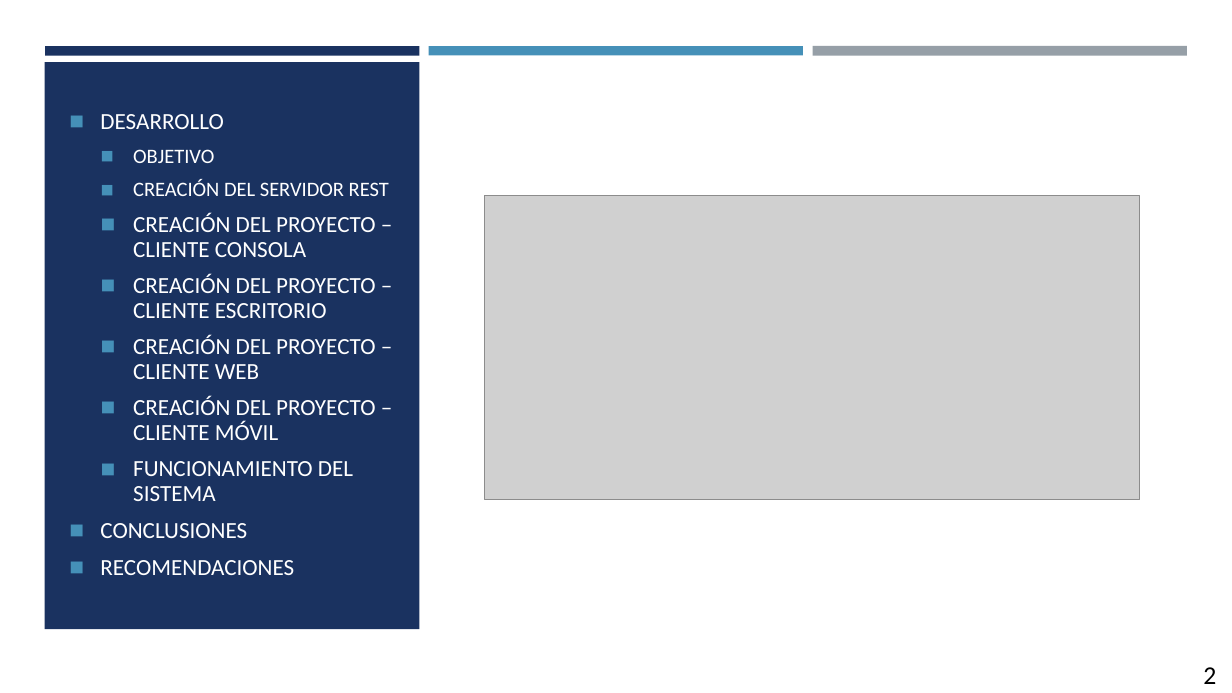
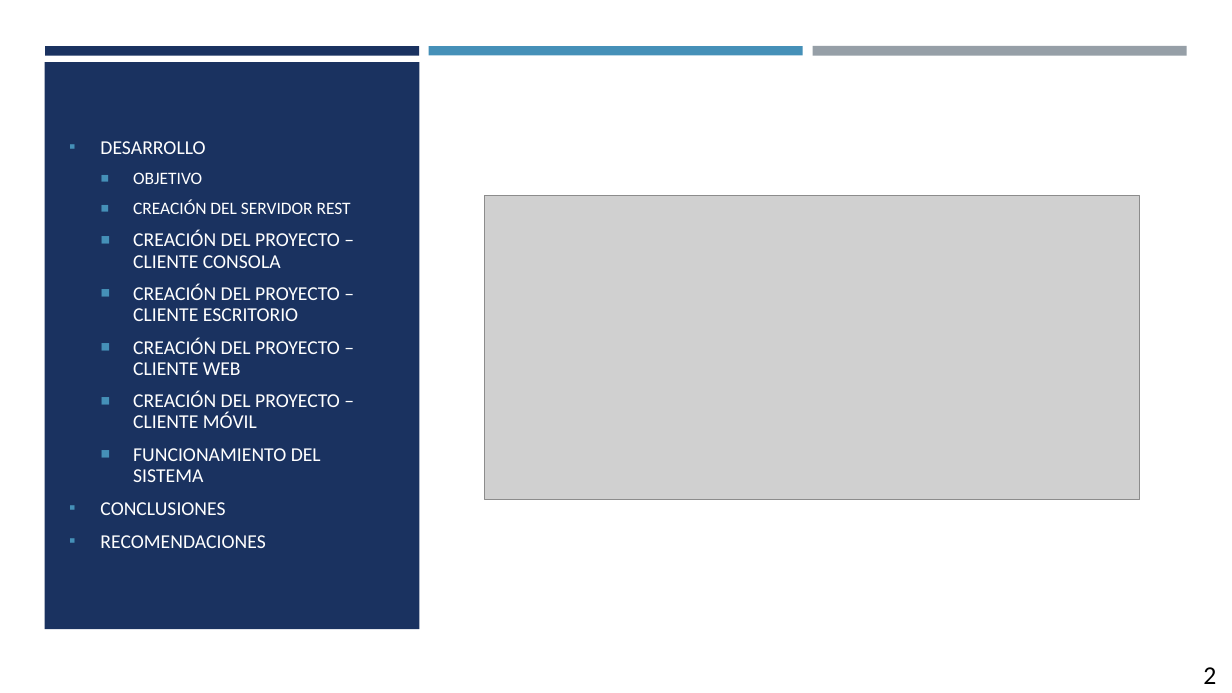
Before and after one commit to Juangranda3424/Arquitectura-Grupo8, a slide deck: slide 2 of Parcial 1/SINBBDD/TI.1.4. PAO202651_SOAP_RESTFUL_DONET_SINBDD_NRC36884_GR 8/05. DOCUMENTACION/PRESENTACION_TI_1_4__SOAP_RESTFUL_sin_BDD_en_DOTNET.pptx. Drawn at 1232x693 pixels with LibreOffice and Linux fonts; fonts in the diff are those of the drawing; grey boxes stand for pictures. Boxes give left, top, right and bottom in pixels: in the first picture for what was removed or moved away, otherwise in the second. Text is boxed around its words. In the diff, an @@ line names an element or a change of style, - is before the commit and + after.

Commit message:
docs(ti14): update the REST .NET manual and presentation

```diff
--- a/Parcial 1/SINBBDD/TI.1.4. PAO202651_SOAP_RESTFUL_DONET_SINBDD_NRC36884_GR 8/05. DOCUMENTACION/PRESENTACION_TI_1_4__SOAP_RESTFUL_sin_BDD_en_DOTNET.pptx
+++ b/Parcial 1/SINBBDD/TI.1.4. PAO202651_SOAP_RESTFUL_DONET_SINBDD_NRC36884_GR 8/05. DOCUMENTACION/PRESENTACION_TI_1_4__SOAP_RESTFUL_sin_BDD_en_DOTNET.pptx
@@ text "DESARROLLO" at (x1=100, y1=141, x2=351, y2=548): size 18 to 15.3 pt in "DESARROLLO", "CREACIÓN DEL PROYECTO – CLIENTE CONSOLA", "CREACIÓN DEL PROYECTO – CLIENTE ESCRITORIO", "CREACIÓN DEL PROYECTO – CLIENTE WEB" and 4 more places; size 16 to 13.6 pt in "OBJETIVO", "CREACIÓN DEL SERVIDOR REST"; more space between paragraphs @@
```
Also in this commit, not shown: 53 other slides changed, 15 slides removed, 1 other file.
